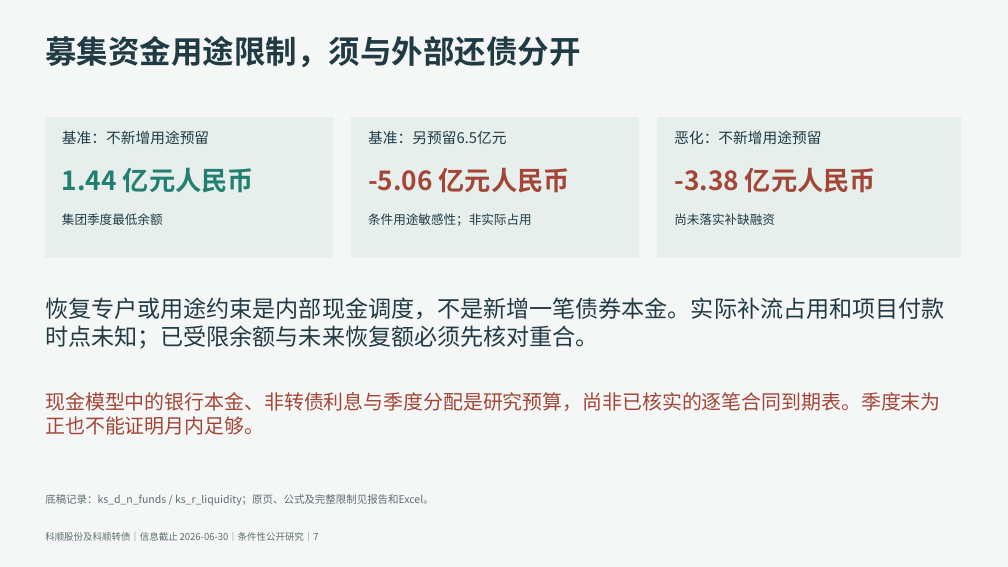
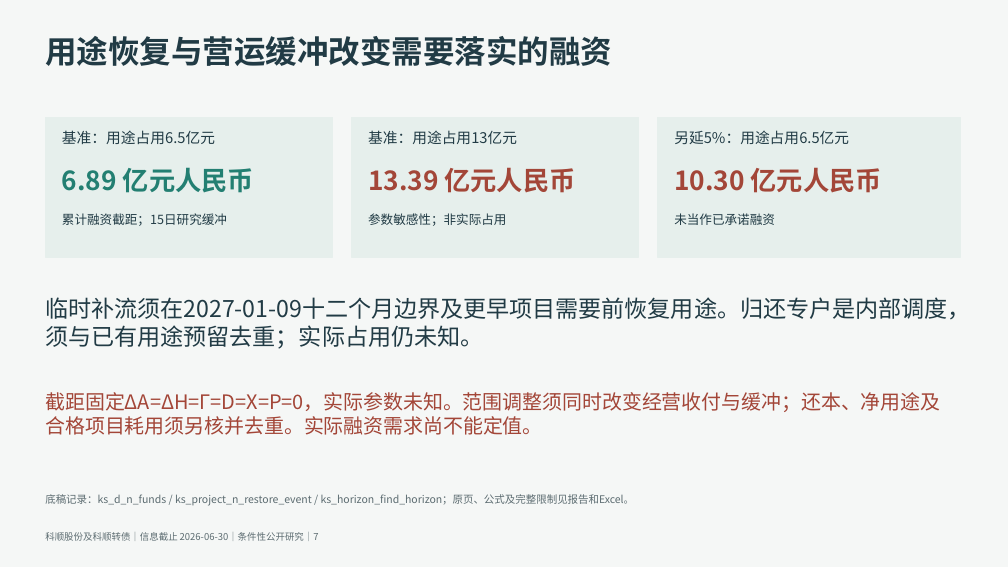
Before and after one commit to qingkongwanli0l/annual-report-analysis, a slide deck: slide 7 of examples/keshun-2025/deliverables/research-brief.pptx. Drawn at 1008x567 pixels with LibreOffice and Linux fonts; fonts in the diff are those of the drawing. Boxes give left, top, right and bottom in pixels: in the first picture for what was removed or moved away, otherwise in the second. Text is boxed around its words. In the diff, an @@ line names an element or a change of style, - is before the commit and + after.

```diff
--- a/examples/keshun-2025/deliverables/research-brief.pptx
+++ b/examples/keshun-2025/deliverables/research-brief.pptx
@@ text at bbox=[45, 36, 612, 66]: text changed @@
-募集资金用途限制，须与外部还债分开
+用途恢复与营运缓冲改变需要落实的融资
@@ text at bbox=[62, 130, 215, 144]: text changed @@
-基准：不新增用途预留
+基准：用途占用6.5亿元
@@ text at bbox=[368, 130, 517, 144]: text changed @@
-基准：另预留6.5亿元
+基准：用途占用13亿元
@@ text at bbox=[674, 130, 849, 144]: text changed @@
-恶化：不新增用途预留
+另延5%：用途占用6.5亿元
@@ text at bbox=[62, 167, 254, 193]: text changed @@
-1.44 亿元人民币
+6.89 亿元人民币
@@ text at bbox=[368, 167, 575, 193]: text changed @@
--5.06 亿元人民币
+13.39 亿元人民币
@@ text at bbox=[674, 167, 882, 193]: text changed @@
--3.38 亿元人民币
+10.30 亿元人民币
@@ text at bbox=[62, 213, 227, 226]: text changed @@
-集团季度最低余额
+累计融资截距；15日研究缓冲
@@ text at bbox=[368, 213, 506, 226]: text changed @@
-条件用途敏感性；非实际占用
+参数敏感性；非实际占用
@@ text at bbox=[674, 213, 775, 225]: text changed @@
-尚未落实补缺融资
+未当作已承诺融资
@@ text at bbox=[45, 297, 970, 349]: text changed @@
-恢复专户或用途约束是内部现金调度，不是新增一笔债券本金。实际补流占用和项目付款时点未知；已受限余额与未来恢复额必须先核对重合。
+临时补流须在2027-01-09十二个月边界及更早项目需要前恢复用途。归还专户是内部调度，须与已有用途预留去重；实际占用仍未知。
@@ text at bbox=[45, 392, 940, 435]: text changed @@
-现金模型中的银行本金、非转债利息与季度分配是研究预算，尚非已核实的逐笔合同到期表。季度末为正也不能证明月内足够。
+截距固定ΔA=ΔH=Γ=D=X=P=0，实际参数未知。范围调整须同时改变经营收付与缓冲；还本、净用途及合格项目耗用须另核并去重。实际融资需求尚不能定值。
@@ text at bbox=[45, 494, 635, 506]: text changed @@
-底稿记录：ks_d_n_funds / ks_r_liquidity；原页、公式及完整限制见报告和Excel。
+底稿记录：ks_d_n_funds / ks_project_n_restore_event / ks_horizon_find_horizon；原页、公式及完整限制见报告和Excel。
```
Also in this commit, not shown: 6 other slides changed, 7 other files.
